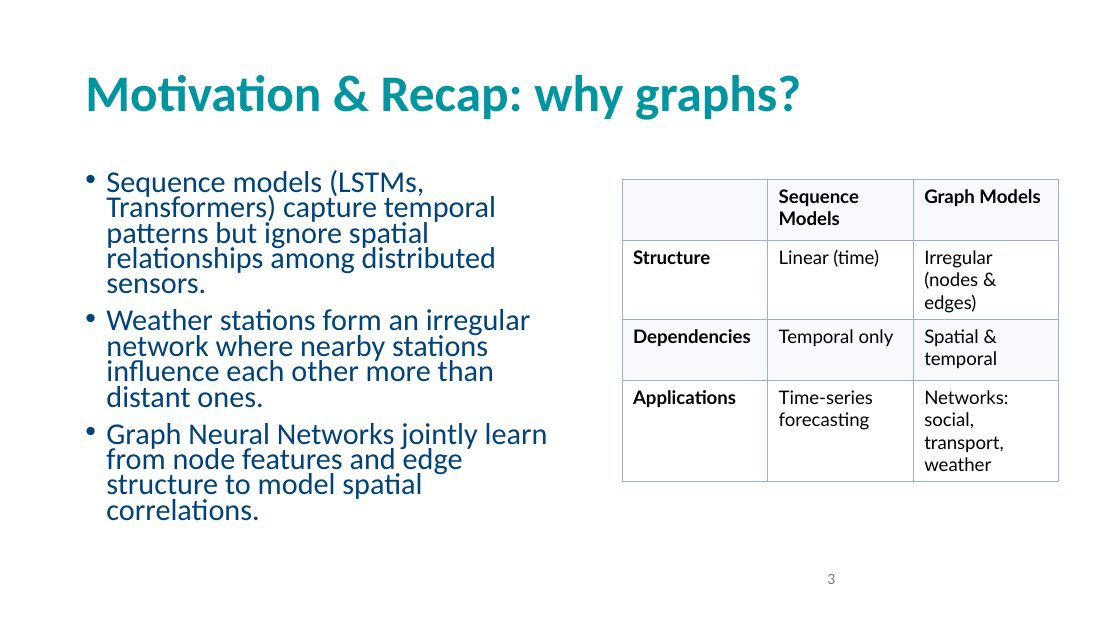
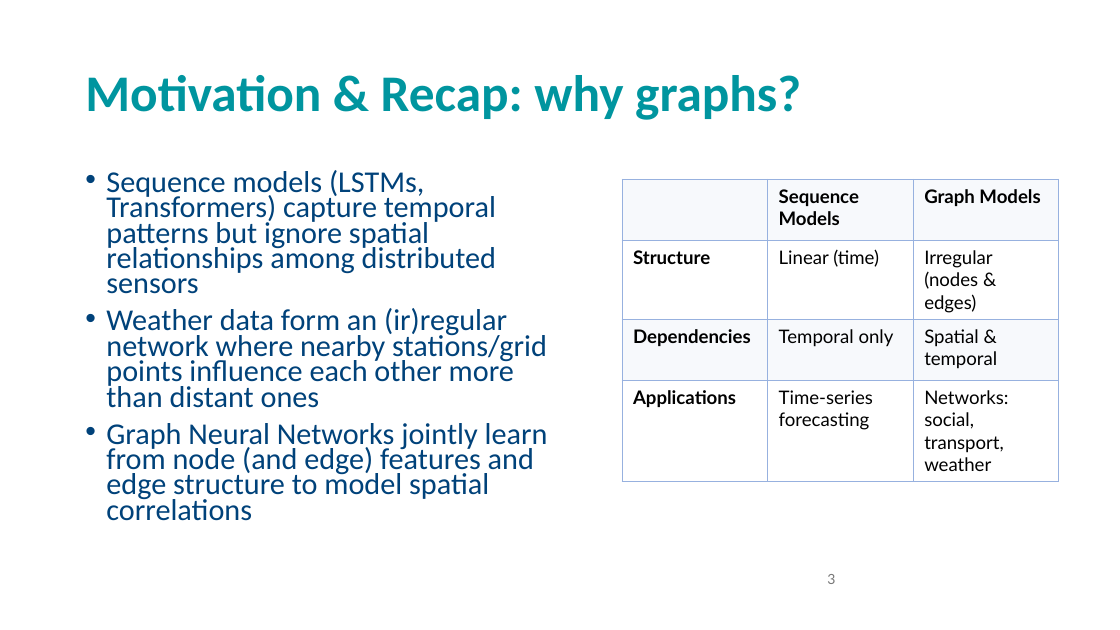
Before and after one commit to andrewcparnell/STAT41130, a slide deck: slide 3 of slides/day 4/D4C1_GNNs.pptx. Drawn at 1120x630 pixels with LibreOffice and Linux fonts; fonts in the diff are those of the drawing; background and template pictures are left out. Boxes give left, top, right and bottom in pixels: in the first picture for what was removed or moved away, otherwise in the second. Text is boxed around its words. In the diff, an @@ line names an element or a change of style, - is before the commit and + after.

```diff
--- a/slides/day 4/D4C1_GNNs.pptx
+++ b/slides/day 4/D4C1_GNNs.pptx
@@ text at bbox=[106, 170, 548, 521]: text changed @@
-• Sequence models (LSTMs, Transformers) capture temporal patterns but ignore spatial relationships among distributed sensors.
-• Weather stations form an irregular network where nearby stations influence each other more than distant ones.
-• Graph Neural Networks jointly learn from node features and edge structure to model spatial correlations.
+• Sequence models (LSTMs, Transformers) capture temporal patterns but ignore spatial relationships among distributed sensors
+• Weather data form an (ir)regular network where nearby stations/grid points influence each other more than distant ones
+• Graph Neural Networks jointly learn from node (and edge) features and edge structure to model spatial correlations
```
Also in this commit, not shown: 3 other slides changed, 1 slide removed, 19 other files.
